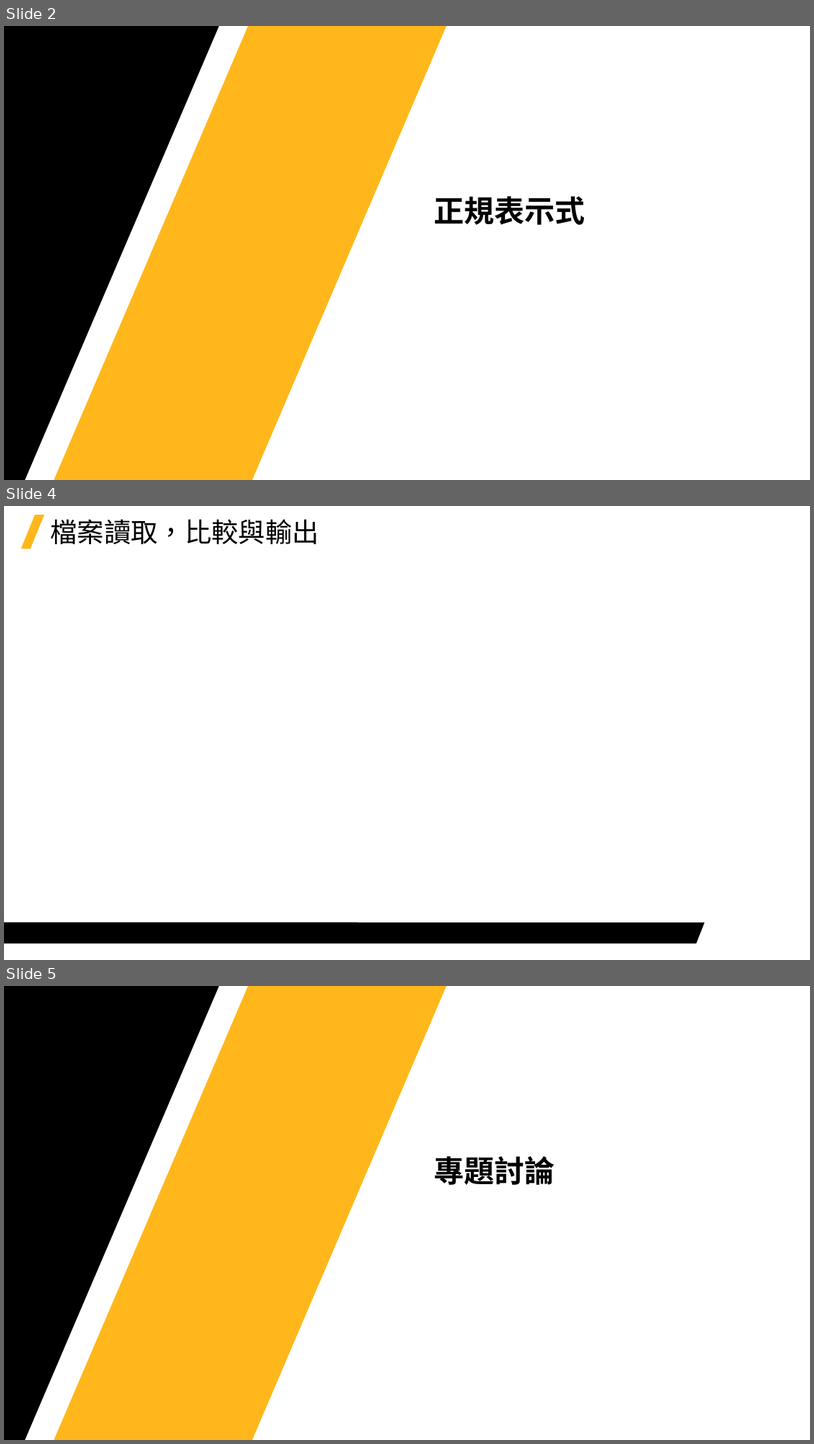
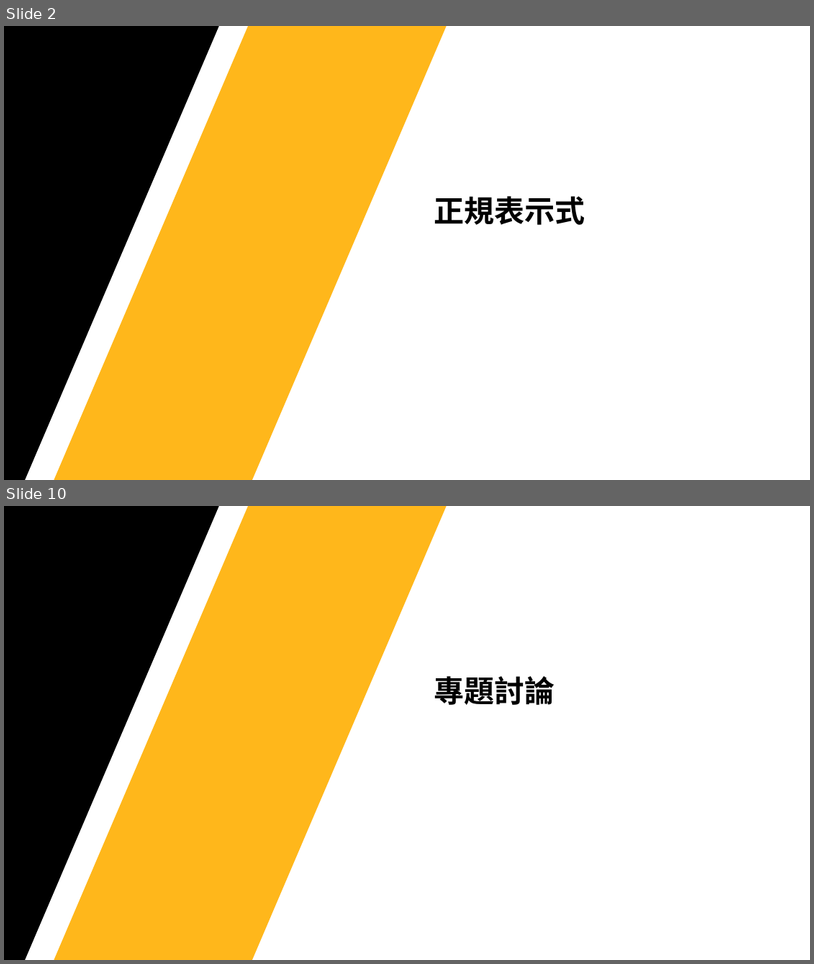
Before and after one commit to Jerrick-cheng/AEDT-Automation-Camp, a slide deck: 上課教材/Week6.pptx. Shown one above the other, each under a label of ours: slides 2, 4 and 5 before the commit, slides 2 and 10 after it; the slides between them are not shown. The pictures are 814x1444 and 814x964 pixels, drawn with LibreOffice and Linux fonts; fonts in the diff are those of the drawing; background and template pictures are left out. Boxes give left, top, right and bottom in pixels: in the first picture for what was removed or moved away, otherwise in the second. Text is boxed around its words. In the diff, an @@ line names an element or a change of style, - is before the commit and + after.

```diff
--- a/上課教材/Week6.pptx
+++ b/上課教材/Week6.pptx
@@ slide 4 removed at [4, 506, 810, 960], background #FFFFFF @@
@@ parallelogram removed at [21, 515, 44, 548] @@
@@ title removed at [50, 519, 319, 544] @@
-檔案讀取，比較與輸出
@@ freeform shape removed at [4, 922, 705, 943] @@
@@ what was slide 5 is now slide 10 @@
```
Also in this commit, not shown: 1 slide changed, 6 slides added, 2 other files.
